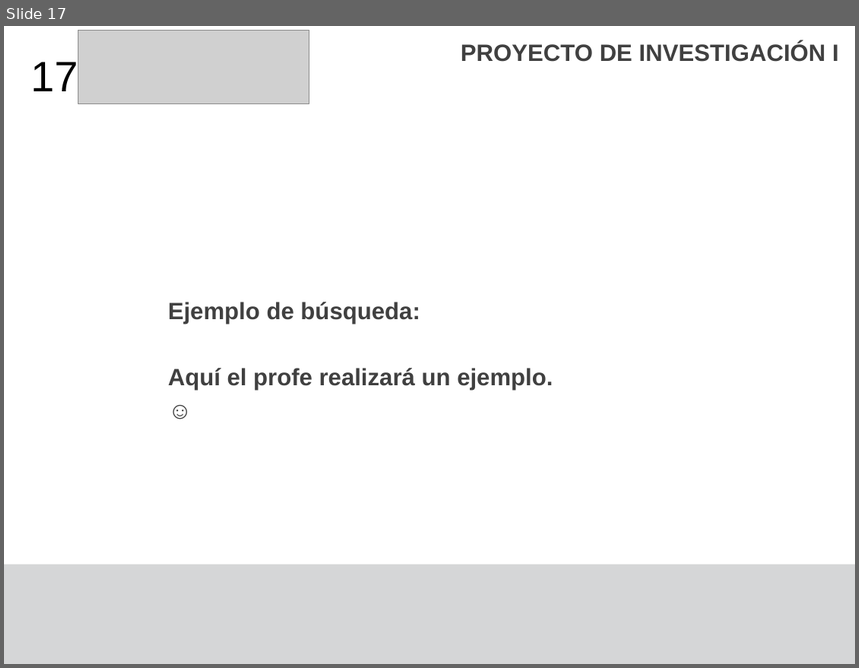
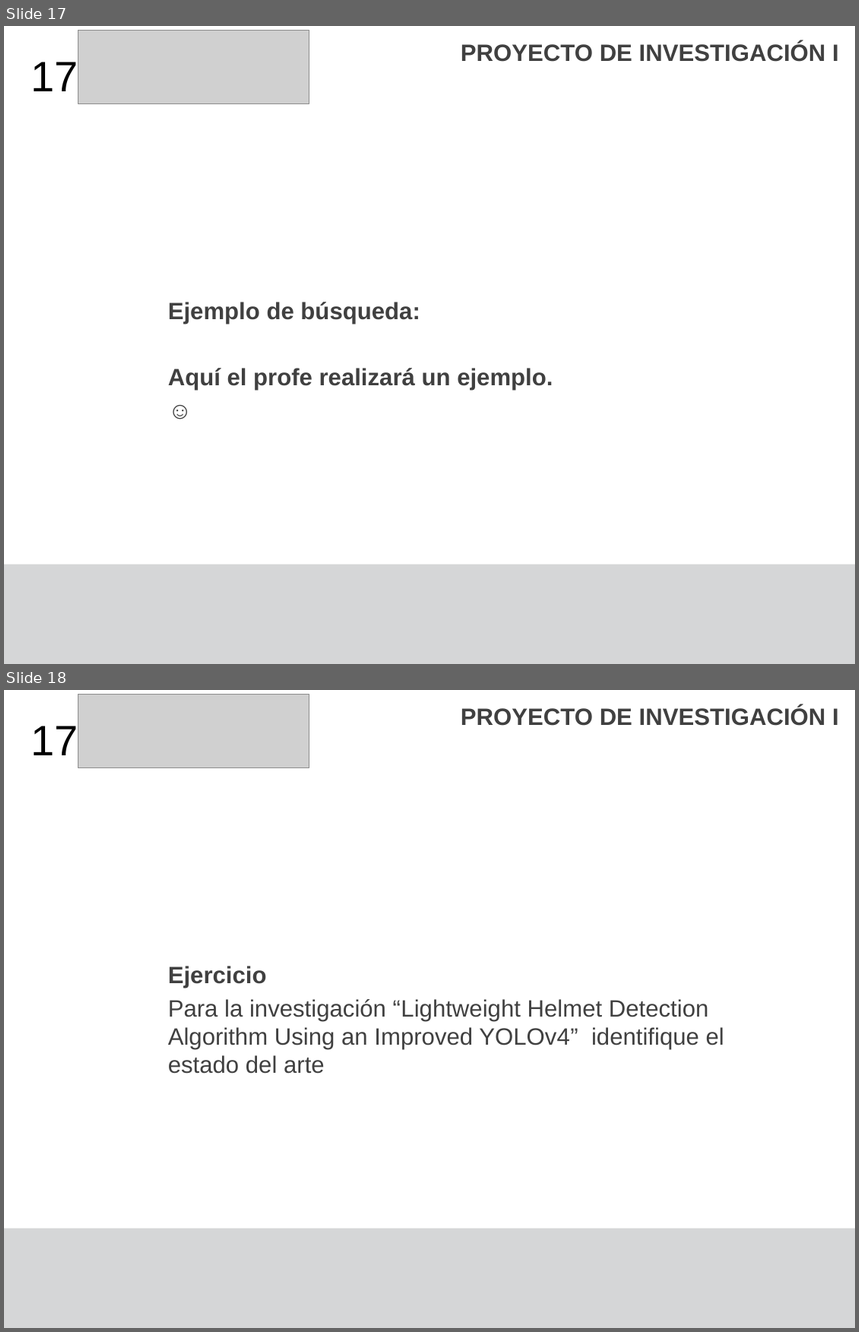
Before and after one commit to F4bian1012/Investigacion_I, a slide deck: Semana_3/Estado del Arte.pptx. Shown one above the other, each under a label of ours: slide 17 before the commit, slides 17 and 18 after it. The pictures are 859x668 and 859x1332 pixels, drawn with LibreOffice and Linux fonts; fonts in the diff are those of the drawing; grey boxes stand for pictures. Boxes give left, top, right and bottom in pixels: in the first picture for what was removed or moved away, otherwise in the second. Text is boxed around its words. In the diff, an @@ line names an element or a change of style, - is before the commit and + after.

```diff
--- a/Semana_3/Estado del Arte.pptx
+++ b/Semana_3/Estado del Arte.pptx
@@ slide 18 added at (x1=4, y1=690, x2=855, y2=1328), background #FFFFFF; not listed: 1 template element that a slide beside it also shows @@
@@ picture added at (x1=78, y1=695, x2=310, y2=768) @@
@@ text added at (x1=461, y1=707, x2=839, y2=726), 20 pt, text #404040, bold @@
+PROYECTO DE INVESTIGACIÓN I
@@ text added at (x1=31, y1=726, x2=78, y2=755), 36 pt, text #000000 @@
+17
@@ text added at (x1=168, y1=966, x2=724, y2=1074), 20 pt, text #404040 @@
+Ejercicio
+Para la investigación “Lightweight Helmet Detection Algorithm Using an Improved YOLOv4” identifique el estado del arte
```
Also in this commit, not shown: 3 other files.
